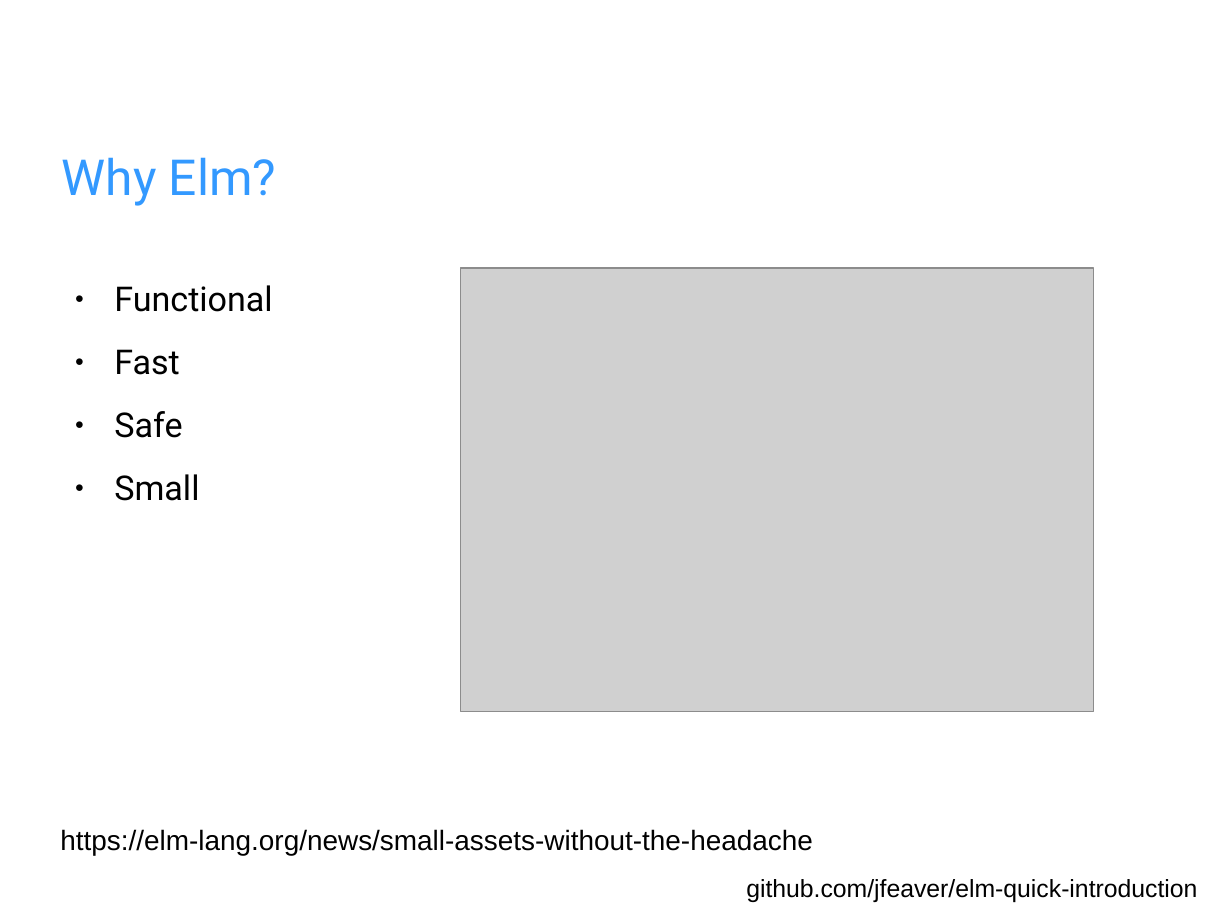
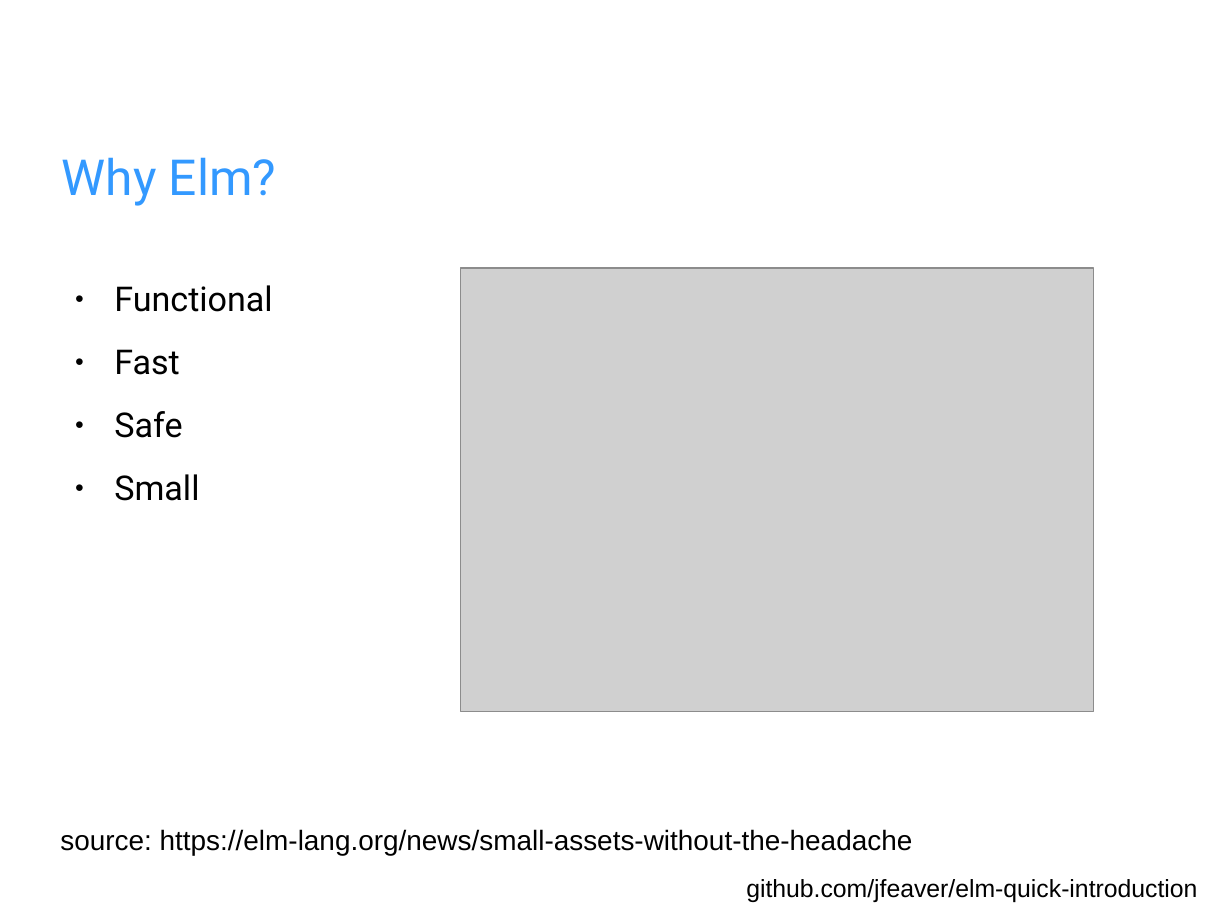
Before and after one commit to jfeaver/elm-quick-introduction, a slide deck: slide 7 of elm-intro.odp (slide 8 before the commit). Drawn at 1232x924 pixels with LibreOffice and Linux fonts; fonts in the diff are those of the drawing; grey boxes stand for pictures; background and template pictures are left out. Boxes give left, top, right and bottom in pixels: in the first picture for what was removed or moved away, otherwise in the second. Text is boxed around its words. In the diff, an @@ line names an element or a change of style, - is before the commit and + after.

```diff
--- a/elm-intro.odp
+++ b/elm-intro.odp
@@ text at [60, 829, 913, 855]: text changed @@
-https://elm-lang.org/news/small-assets-without-the-headache
+source: https://elm-lang.org/news/small-assets-without-the-headache
```
Also in this commit, not shown: 8 other slides changed, 1 slide removed.
